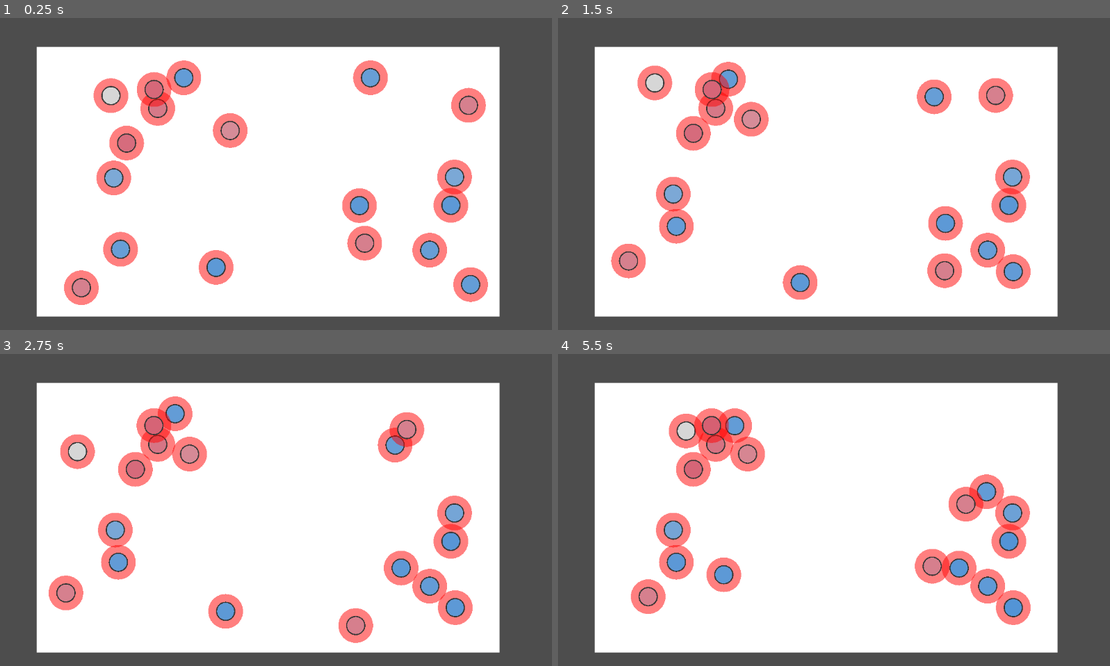
Above: before the commit, frames 1-4 (two rows, left to right).
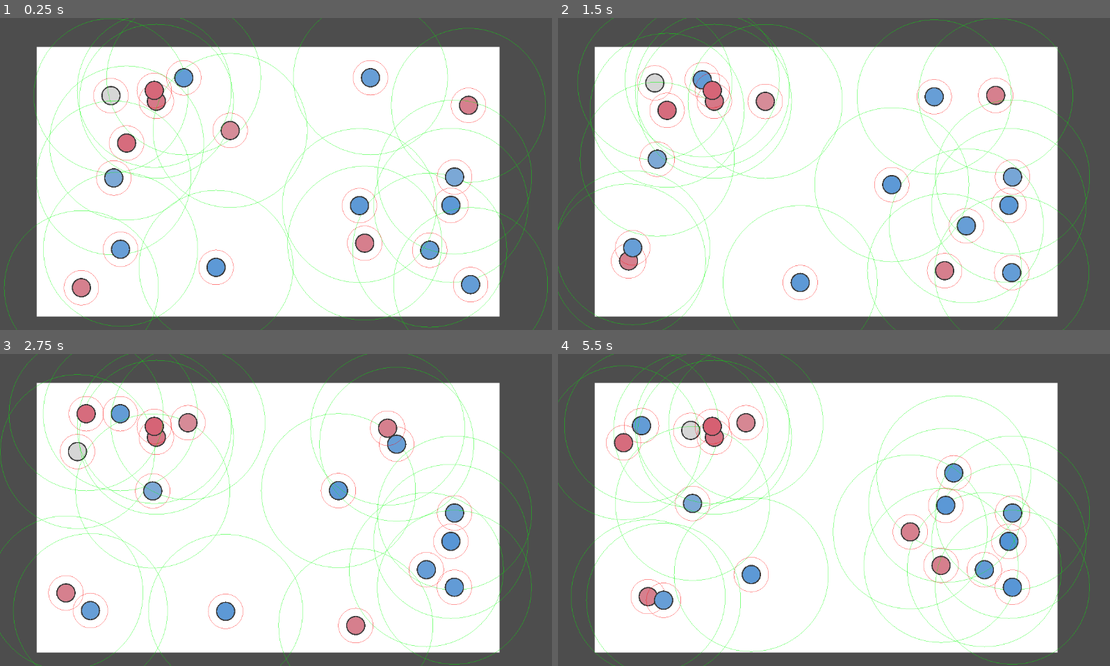
Above: after the commit, the same moments.

Repository: s7eamy/social-bubbles
Game: Godot game, scene res://scenes/levels/test_level/test_level.tscn
Same seed, same stepped clock (60 frames per second), same inputs: the game is played once before the commit and once after it. This scene is started directly instead of the project's main scene.
Inputs:
- Up to frame 1 (0.25 s): no input
- Up to frame 2 (1.5 s): no input
- Up to frame 3 (2.75 s): no input
- Up to frame 4 (5.5 s): no input

The runs differ from the first frame. In frame 1, 10% of the frame differs, in the area x 0-100%, y 0-100%; in frame 2, 12%; in frame 3, 13%; in frame 4, 13%, in the area x 0-97%, y 0-100%.

Commit message:
feat: change debug draw

Diff:
--- a/scenes/levels/test_level/test_level.tscn
+++ b/scenes/levels/test_level/test_level.tscn
@@ -20,12 +20,14 @@
 
 [node name="LeftWall" type="StaticBody2D" parent="."]
 position = Vector2(0, 300)
+collision_mask = 2
 
 [node name="CollisionShape2D" type="CollisionShape2D" parent="LeftWall"]
 shape = SubResource("RectangleShape2D_4i4j1")
 
 [node name="RightWall" type="StaticBody2D" parent="."]
 position = Vector2(1150, 300)
+collision_mask = 2
 
 [node name="CollisionShape2D" type="CollisionShape2D" parent="RightWall"]
 shape = SubResource("RectangleShape2D_4i4j1")
@@ -33,6 +35,7 @@
 [node name="UpWall" type="StaticBody2D" parent="."]
 position = Vector2(575, 0)
 rotation = 1.5708
+collision_mask = 2
 
 [node name="CollisionShape2D" type="CollisionShape2D" parent="UpWall"]
 shape = SubResource("RectangleShape2D_4i4j1")
@@ -40,6 +43,7 @@
 [node name="DownWall" type="StaticBody2D" parent="."]
 position = Vector2(575, 650)
 rotation = 1.5708
+collision_mask = 2
 
 [node name="CollisionShape2D" type="CollisionShape2D" parent="DownWall"]
 shape = SubResource("RectangleShape2D_4i4j1")
--- a/scenes/unit/unit.gd
+++ b/scenes/unit/unit.gd
@@ -32,6 +32,7 @@
 
 func _draw() -> void:
 	draw_connection_range()
+	draw_fellow_range()
 
 func _process(delta: float) -> void:
 	# Unit color
@@ -122,4 +123,8 @@
 
 func draw_connection_range() -> void:
 	var radius = $ConnectionRange/CollisionShape2D.shape.radius
-	draw_circle(Vector2.ZERO, radius, Color(1, 0, 0, 0.5))
+	draw_circle(Vector2.ZERO, radius, Color(1, 0, 0, 0.5), false)
+
+func draw_fellow_range() -> void:
+	var radius = $FellowRange/CollisionShape2D.shape.radius
+	draw_circle(Vector2.ZERO, radius, Color(0, 1, 0, 0.5), false)
--- a/scenes/unit/unit.tscn
+++ b/scenes/unit/unit.tscn
@@ -40,6 +40,7 @@
 radius = 45.0
 
 [node name="Unit" type="CharacterBody2D" groups=["units"]]
+collision_layer = 2
 script = ExtResource("1_hloy8")
 
 [node name="CollisionShape2D" type="CollisionShape2D" parent="."]
